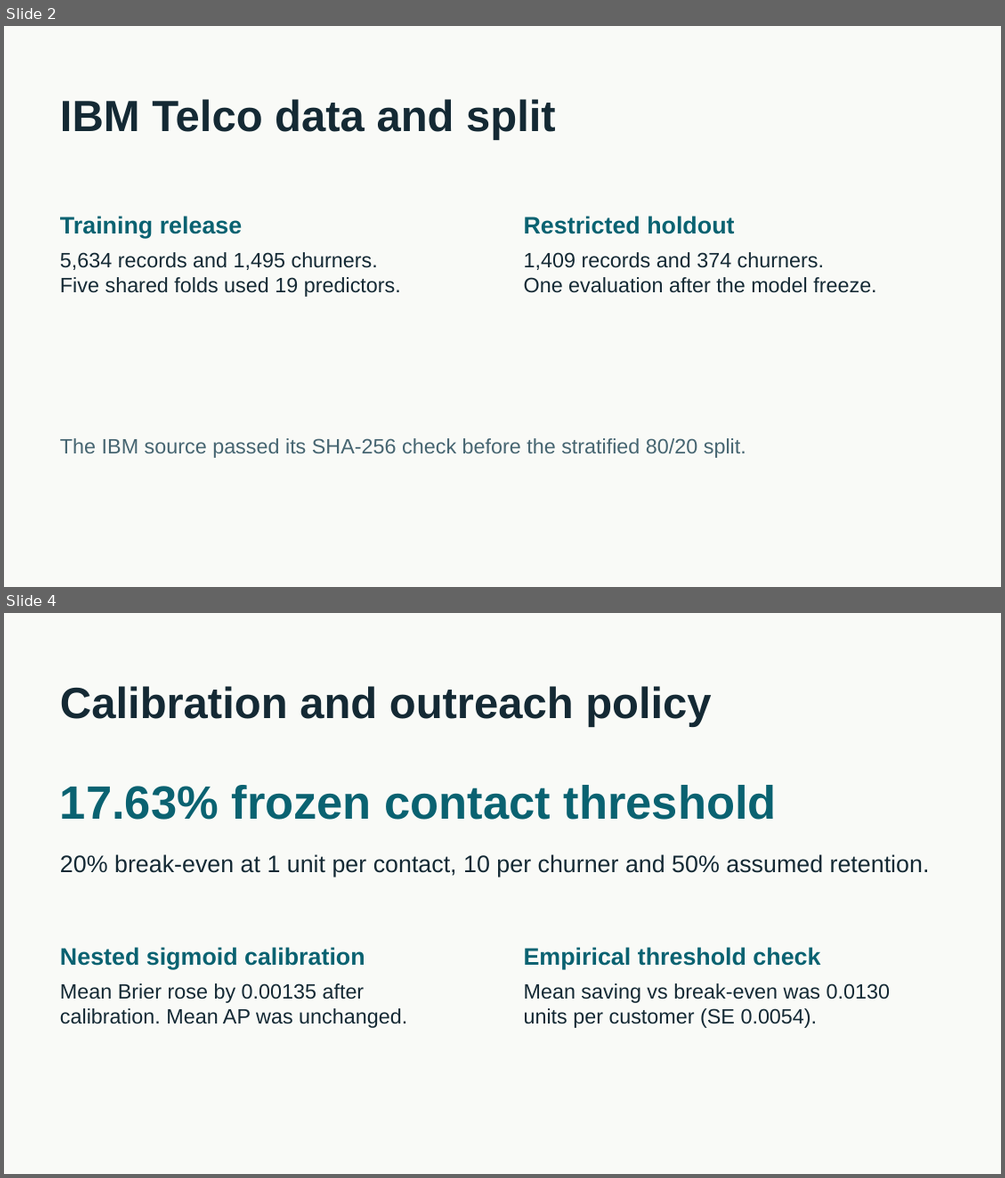
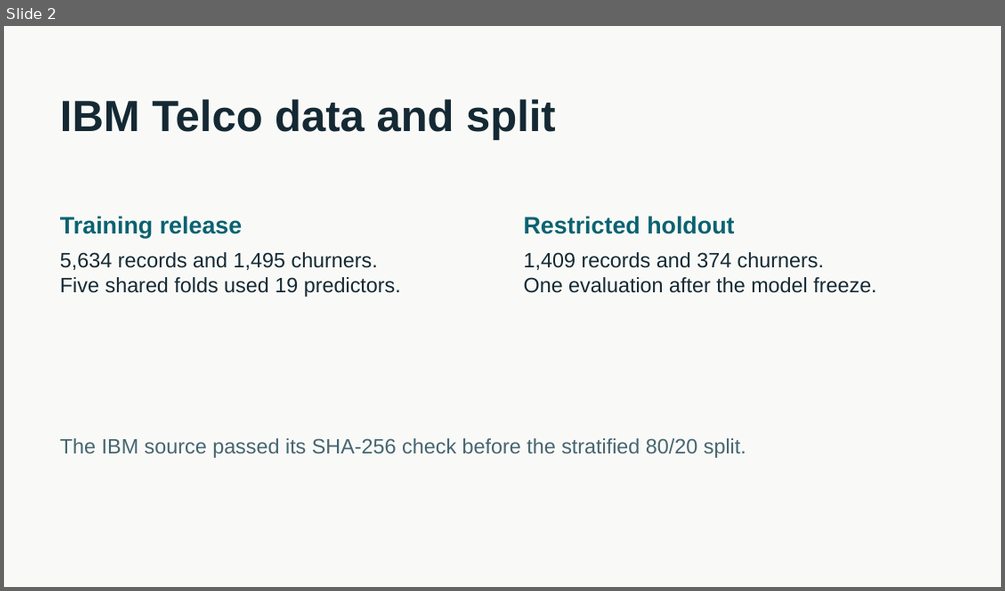
Before and after one commit to feras17009-stack/customer-churn-group-6, a slide deck: reports/churn_project_pitch.pptx. Shown one above the other, each under a label of ours: slides 2 and 4 before the commit, slide 2 after it; the slides between them are not shown. The pictures are 1005x1178 and 1005x591 pixels, drawn with LibreOffice and Linux fonts; fonts in the diff are those of the drawing. Boxes give left, top, right and bottom in pixels: in the first picture for what was removed or moved away, otherwise in the second. Text is boxed around its words. In the diff, an @@ line names an element or a change of style, - is before the commit and + after.

Commit message:
Apply final review to churn report and pitch

```diff
--- a/reports/churn_project_pitch.pptx
+++ b/reports/churn_project_pitch.pptx
@@ slide 4 removed at bbox=[4, 613, 1001, 1174], background #F9FAF7 @@
@@ text removed at bbox=[60, 686, 711, 727] @@
-Calibration and outreach policy
@@ text removed at bbox=[60, 785, 777, 819] @@
-17.63% frozen contact threshold
@@ text removed at bbox=[60, 854, 930, 876] @@
-20% break-even at 1 unit per contact, 10 per churner and 50% assumed retention.
@@ text removed at bbox=[60, 947, 365, 969] @@
-Nested sigmoid calibration
@@ text removed at bbox=[524, 947, 820, 969] @@
-Empirical threshold check
@@ text removed at bbox=[60, 983, 407, 1028] @@
-Mean Brier rose by 0.00135 after calibration. Mean AP was unchanged.
@@ text removed at bbox=[524, 983, 890, 1028] @@
-Mean saving vs break-even was 0.0130 units per customer (SE 0.0054).
```
Also in this commit, not shown: 2 slides changed, 3 slides added, 2 other slides removed, 1 other file.
